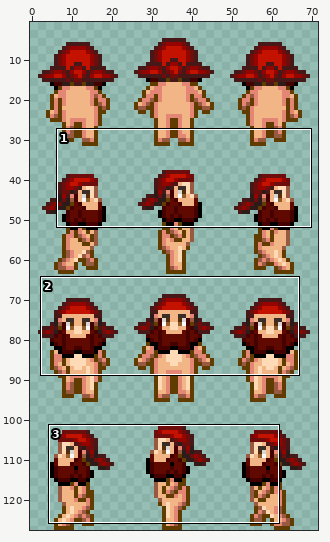
One commit to this sprite sheet: collection/cabbit-diamonddmgirl/sprite/people/PNG/24x32/townfolk-bearded_man-002-light.png. The picture above shows the old version from afar; the outline marks the close-up.
Close-up. Before the edit:
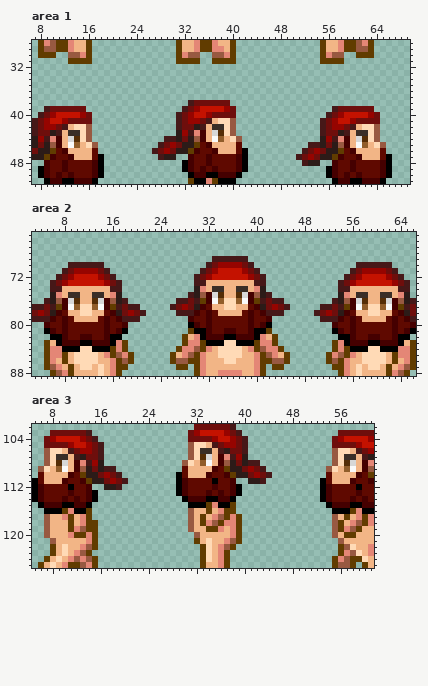
The file is 72x128 pixels. Shown: area 1: x 7..69, y 28..51; area 2: x 3..66, y 65..88; area 3: x 5..61, y 102..125. The wide view leaves out empty margins.
And afterwards:
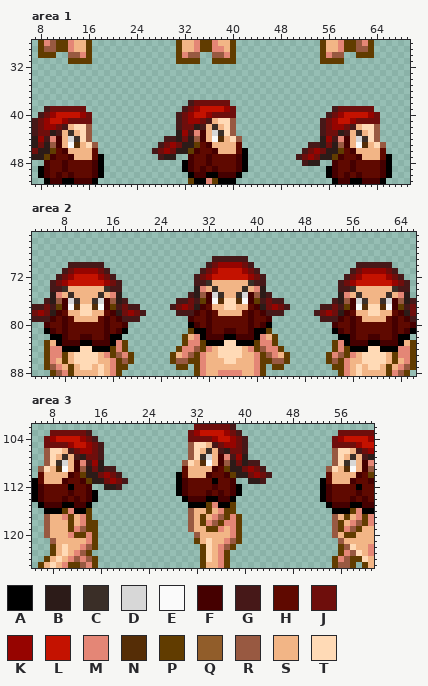
Palette (. is transparent): A #000000  B #2c1b18  C #3a2e27  D #d7d7d7  E #fafafa  F #450000  G #461818  H #5f0900  J #6e0e0c  K #960400  L #c41200  M #e48676  N #552d06  P #613c00  Q #915d2a  R #985941  S #f2b586  T #ffdab6
Log entry: Use "angry" eyes for townfolk-bearded_man-002 sprite
What changed:
Area 1:
y 42: x 38 C -> S
y 43: x 14 C -> S; x 38 N -> C; x 62 C -> S
y 44: x 14 N -> C; x 38 Q -> N; x 62 N -> C
y 45: x 14 Q -> N; x 62 Q -> N
Area 2:
y 73: x 32 S -> C; x 39 S -> C
y 74: x 8 S -> C; x 15 S -> C; x 34 C -> S; x 37 C -> S; x 56 S -> C; x 63 S -> C
y 75: x 10 C -> S; x 13 C -> S; x 34 N -> C; x 37 N -> C; x 58 C -> S; x 61 C -> S
y 76: x 10 N -> C; x 13 N -> C; x 34 Q -> N; x 37 Q -> N; x 58 N -> C; x 61 N -> C
y 77: x 10 Q -> N; x 13 Q -> N; x 58 Q -> N; x 61 Q -> N
Area 3:
y 106: x 33 C -> S
y 107: x 9 C -> S; x 33 N -> C; x 57 C -> S
y 108: x 9 N -> C; x 33 Q -> N; x 57 N -> C
y 109: x 9 Q -> N; x 57 Q -> N
